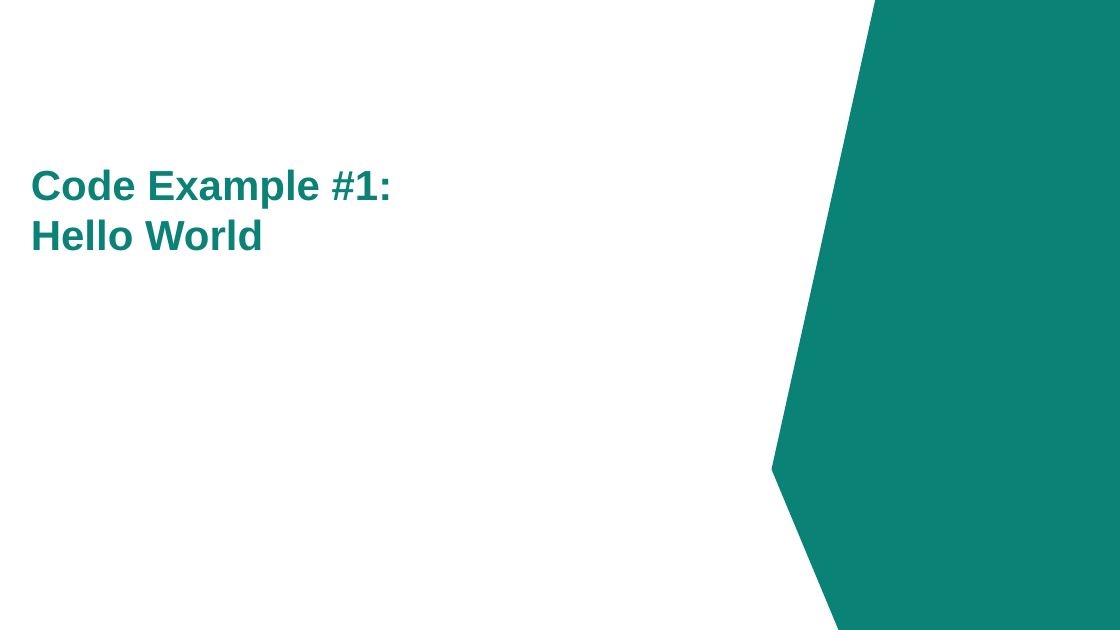
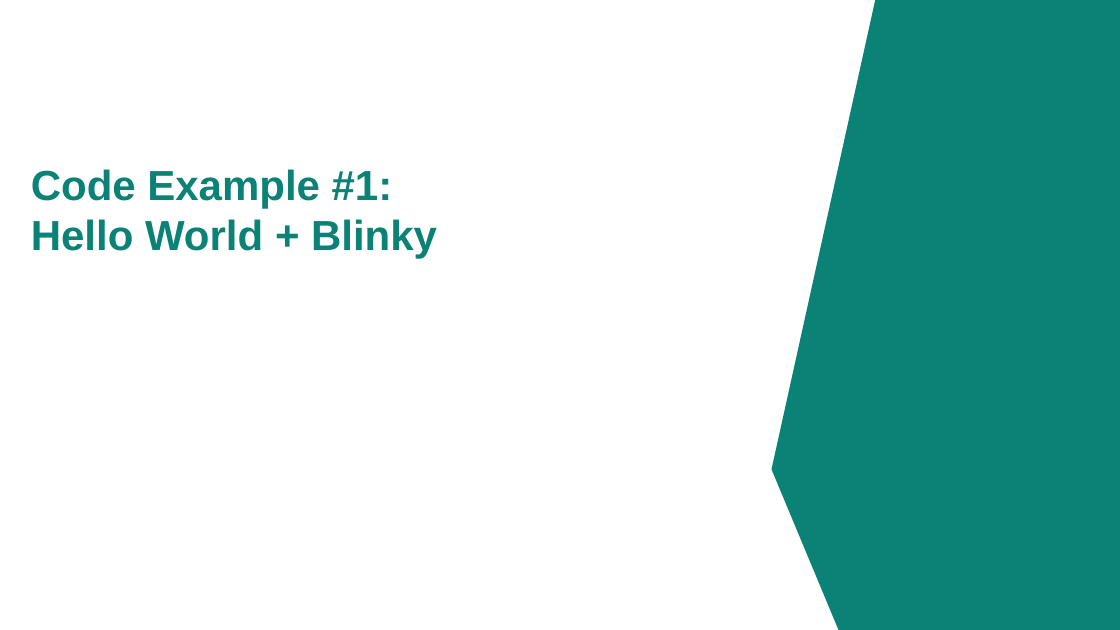
Before and after one commit to luisreynosoIFX/mtb-training-psoc-edge-e84-intro-ecosystem, a slide deck: slide 45 of .internal/Presentation/Intro to PSOC Edge E84 - Part 2 (E2)/PSoC_Edge E84_Introductory_E2_PPT.pptx (slide 52 before the commit). Drawn at 1120x630 pixels with LibreOffice and Linux fonts; fonts in the diff are those of the drawing; background and template pictures are left out. Boxes give left, top, right and bottom in pixels: in the first picture for what was removed or moved away, otherwise in the second. Text is boxed around its words. In the diff, an @@ line names an element or a change of style, - is before the commit and + after.

```diff
--- a/.internal/Presentation/Intro to PSOC Edge E84 - Part 2 (E2)/PSoC_Edge E84_Introductory_E2_PPT.pptx
+++ b/.internal/Presentation/Intro to PSOC Edge E84 - Part 2 (E2)/PSoC_Edge E84_Introductory_E2_PPT.pptx
@@ title at <box>31,169,437,258</box>: text changed @@
-Code Example #1:
-Hello World
+Code Example #1:
+Hello World + Blinky
```
Also in this commit, not shown: 37 other slides changed, 15 slides added, 24 slides removed, 4 other files.
